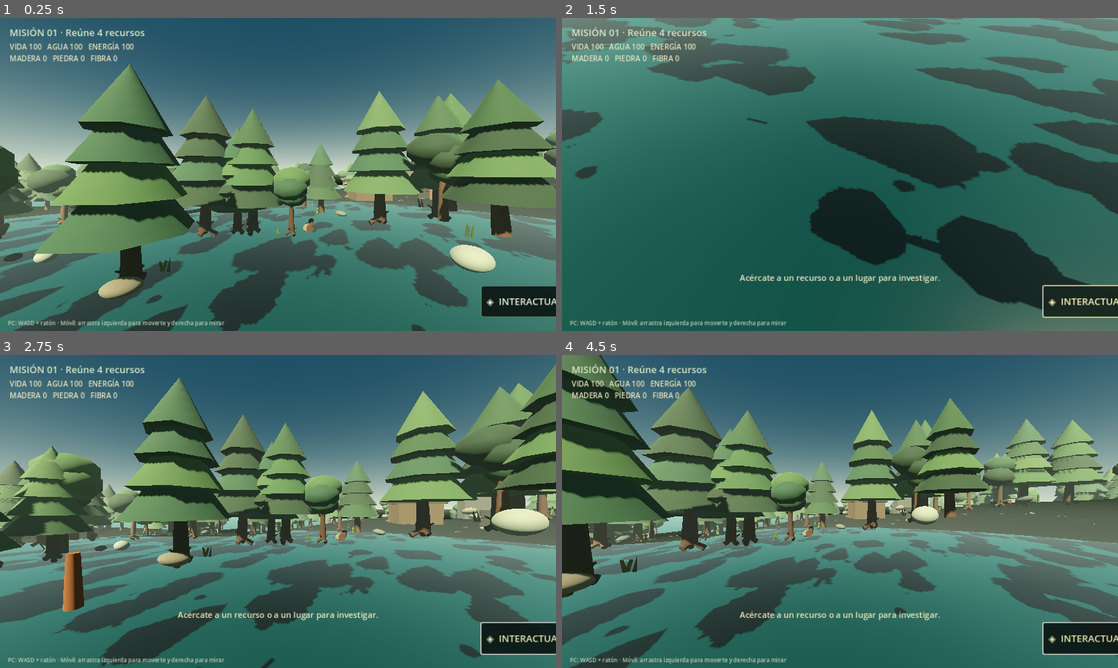
Above: before the commit, frames 1-4 (two rows, left to right).
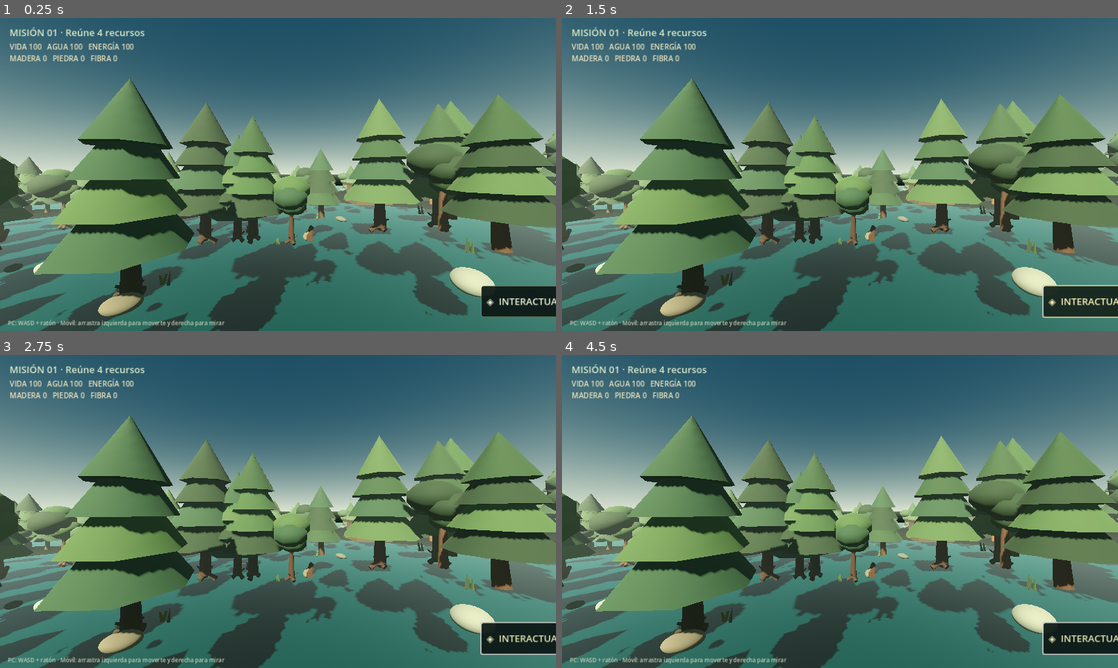
Above: after the commit, the same moments.

Repository: nicolamona/wildline
Game: Godot game, scene res://scenes/main.tscn
The game is run twice, just before and just after one commit, with the same random seed, the same clock (stepped at 60 frames per second) and the same inputs.
Inputs (mouse positions are in pixels of both pictures, inside the frame that each line leads up to):
- Up to frame 1 (0.25 s): no input
- Up to frame 2 (1.5 s): tap Enter at 0.5 s; move the mouse to (867, 174) at 0.52 s; hold W 0.53-1.25 s; hold Shift 0.53-1.25 s; click "◈ INTERACTUAR" at 1.25 s
- Up to frame 3 (2.75 s): tap Space at 2 s; move the mouse to (250, 511) at 2.02 s; hold W from 2.03 s (still down); tap Shift at 2.1 s
- Up to frame 4 (4.5 s): keep holding W; tap Enter at 2.75, 4.25 s; move the mouse to (851, 505) at 2.77 s; hold Shift 2.78-3.53 s; tap Space at 3.5 s; move the mouse to (834, 517) at 3.52 s; tap Shift at 3.6 s; move the mouse to (878, 514) at 4.27 s; hold Shift from 4.28 s (still down)

The runs differ from the first frame. In frame 1, 31% of the frame differs, in the area x 0-100%, y 14-100%; in frame 2, 85%, in the area x 0-100%, y 0-100%; in frame 3, 54%; in frame 4, 54%.
Error after the commit: Parse Error: Cannot infer the type of "in_move_zone" variable because the value doesn't have a set type. (res://scripts/player.gd:35)

Commit message:
Fix mobile movement touch zone and joystick response

Diff:
--- a/godot/scripts/player.gd
+++ b/godot/scripts/player.gd
@@ -31,9 +31,12 @@
 		if event.pressed:
 			if over_interact_button:
 				return
-			if event.position.x < viewport_size.x * 0.48 and left_touch_index == -1:
+			# Movement starts only in the visible lower-left joystick zone.
+			var in_move_zone := event.position.x < viewport_size.x * 0.46 and event.position.y > viewport_size.y * 0.48
+			if in_move_zone and left_touch_index == -1:
 				left_touch_index = event.index
 				left_touch_origin = event.position
+				move_input = Vector2.ZERO
 			elif right_touch_index == -1:
 				right_touch_index = event.index
 		else:
@@ -44,8 +47,12 @@
 				right_touch_index = -1
 	elif event is InputEventScreenDrag:
 		if event.index == left_touch_index:
-			var delta: Vector2 = (event.position - left_touch_origin) / 72.0
-			move_input = Vector2(clampf(delta.x, -1.0, 1.0), clampf(delta.y, -1.0, 1.0))
+			var drag: Vector2 = event.position - left_touch_origin
+			if drag.length() < 10.0:
+				move_input = Vector2.ZERO
+			else:
+				var delta: Vector2 = drag / 64.0
+				move_input = Vector2(clampf(delta.x, -1.0, 1.0), clampf(delta.y, -1.0, 1.0))
 		elif event.index == right_touch_index:
 			_apply_look(event.relative)
 
